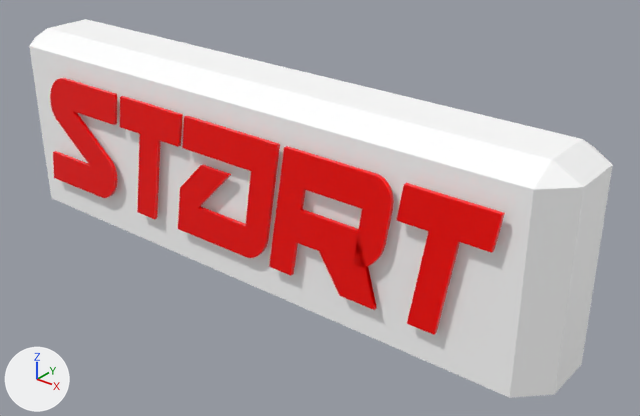
What one commit did to the FBX model Tempest/Assets/Models/startmenu2.0.fbx.
Before and after are seen from a camera (50 mm lens) standing at (0.0379, -0.0362, 0.025) and looking at (0.0033, 0.007, -0.0018). The axes (+X, +Y, +Z) are drawn at lower left. The lights are the same throughout. Where no turn or scale is listed for an object, it has been applied to the vertices.

Script lines for the objects in view, before the commit:
```python
me_mesh = bpy.data.meshes.new('Mesh')
me_mesh.from_pydata(...)  # 24 vertices, 26 faces; spans x -0.0229..0.0229, y -0.0037..0.0037, z -0.0149..0.0
me_mesh.materials.append(mat_lambert1)  # white #ffffff
me_mesh_003 = bpy.data.meshes.new('Mesh.003')
me_mesh_003.from_pydata(...)  # 645 vertices, 526 faces; spans x -0.0007..0.0385, y -0.0003..0.0, z 0.0..0.0088
me_mesh_003.materials.append(mat_typeblinn2)  # red #ff0000
ob_pcube1 = bpy.data.objects.new('pCube1', me_mesh)
ob_pcube1.location = (-0.0001, 0.00565, 0.00746)
ob_typemesh5 = bpy.data.objects.new('typeMesh5', me_mesh_003)
ob_typemesh5.location = (-0.0187, 0.0016, -0.00388)
```
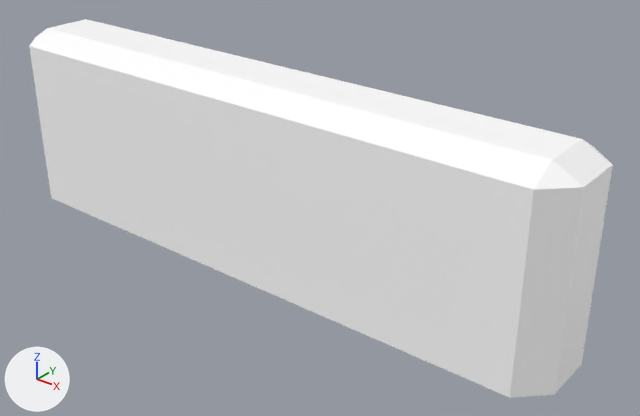
Patch to the scene script:
```diff
--- a/Tempest/Assets/Models/startmenu2.0.fbx.py
+++ b/Tempest/Assets/Models/startmenu2.0.fbx.py
@@ ob_typemesh5 @@
-ob_typemesh5 = bpy.data.objects.new('typeMesh5', me_mesh_003)
-ob_typemesh5.location = (-0.0187, 0.0016, -0.00388)
```

Pixel boxes (x1, y1, x2, y2) of what changed, in the pictures (640 x 416 px):
'typeMesh5', deleted (red)
    before: (50, 78, 505, 335)
